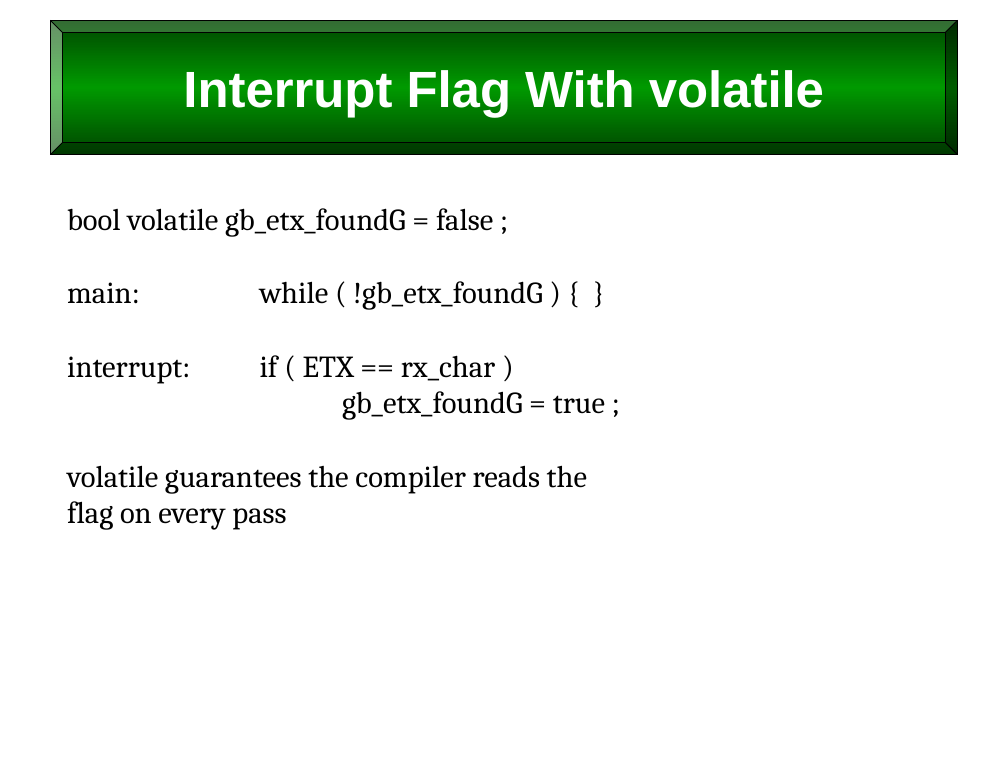
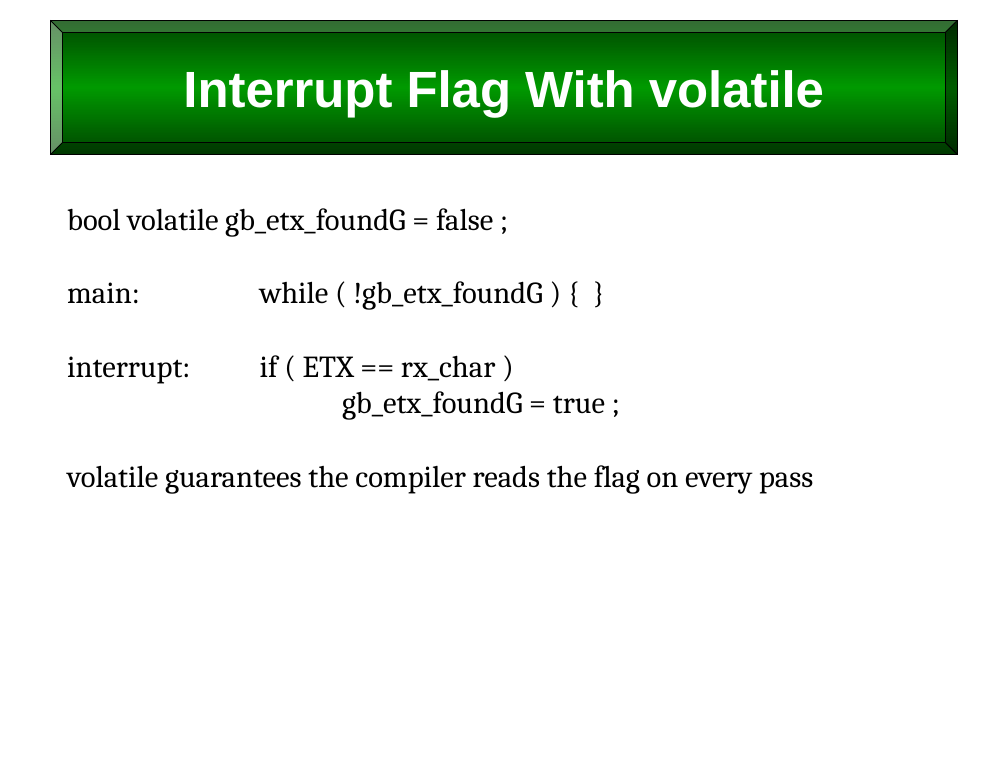
Before and after one commit to billswartz7/IntroToProgramming, a slide deck: slide 72 of Slides/L10_Scope-and-Persistence.pptx. Drawn at 1008x779 pixels with LibreOffice and Linux fonts; fonts in the diff are those of the drawing. Boxes give left, top, right and bottom in pixels: in the first picture for what was removed or moved away, otherwise in the second. Text is boxed around its words. In the diff, an @@ line names an element or a change of style, - is before the commit and + after.

```diff
--- a/Slides/L10_Scope-and-Persistence.pptx
+++ b/Slides/L10_Scope-and-Persistence.pptx
@@ text at (67,465,813,494): text changed @@
-volatile guarantees the compiler reads the
-flag on every pass
+volatile guarantees the compiler reads the flag on every pass
```
Also in this commit, not shown: 7 other slides changed, 8 other files.
